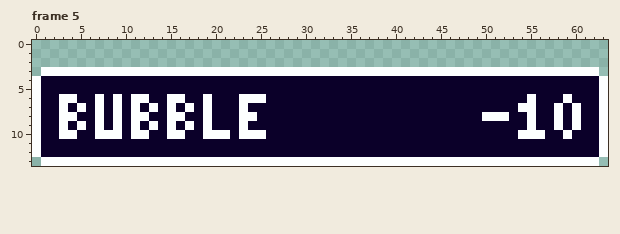
One commit to this pixel-art file: assets/ui/buttons/buy/small/button-buy-small.aseprite. This is how it looked before the edit.
64x14 pixels, 5 frames. Shown: frame 5. The commit also changed other frames, which this record leaves out.
Once edited:
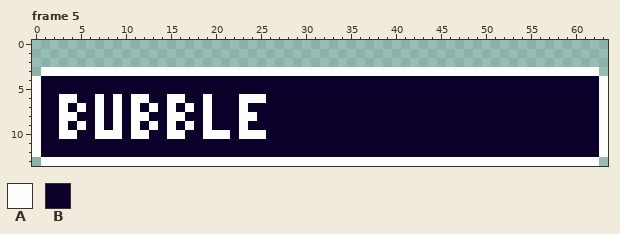
Palette (. is transparent): A #fdffff  B #0b0029
The exact change:
--- frame 5, layer "Layer 2"
@@ x 48..62 @@
  5 BBBBBBBBBBBBBBB
- 6 BBBBBBBABBBABBB
- 7 BBBBBBAABBABABB
- 8 BBAAABBABBABABB
- 9 BBBBBBBABBABABB
-10 BBBBBBAAABBABBB
+ 6 BBBBBBBBBBBBBBB
+ 7 BBBBBBBBBBBBBBB
+ 8 BBBBBBBBBBBBBBB
+ 9 BBBBBBBBBBBBBBB
+10 BBBBBBBBBBBBBBB
 11 BBBBBBBBBBBBBBB
